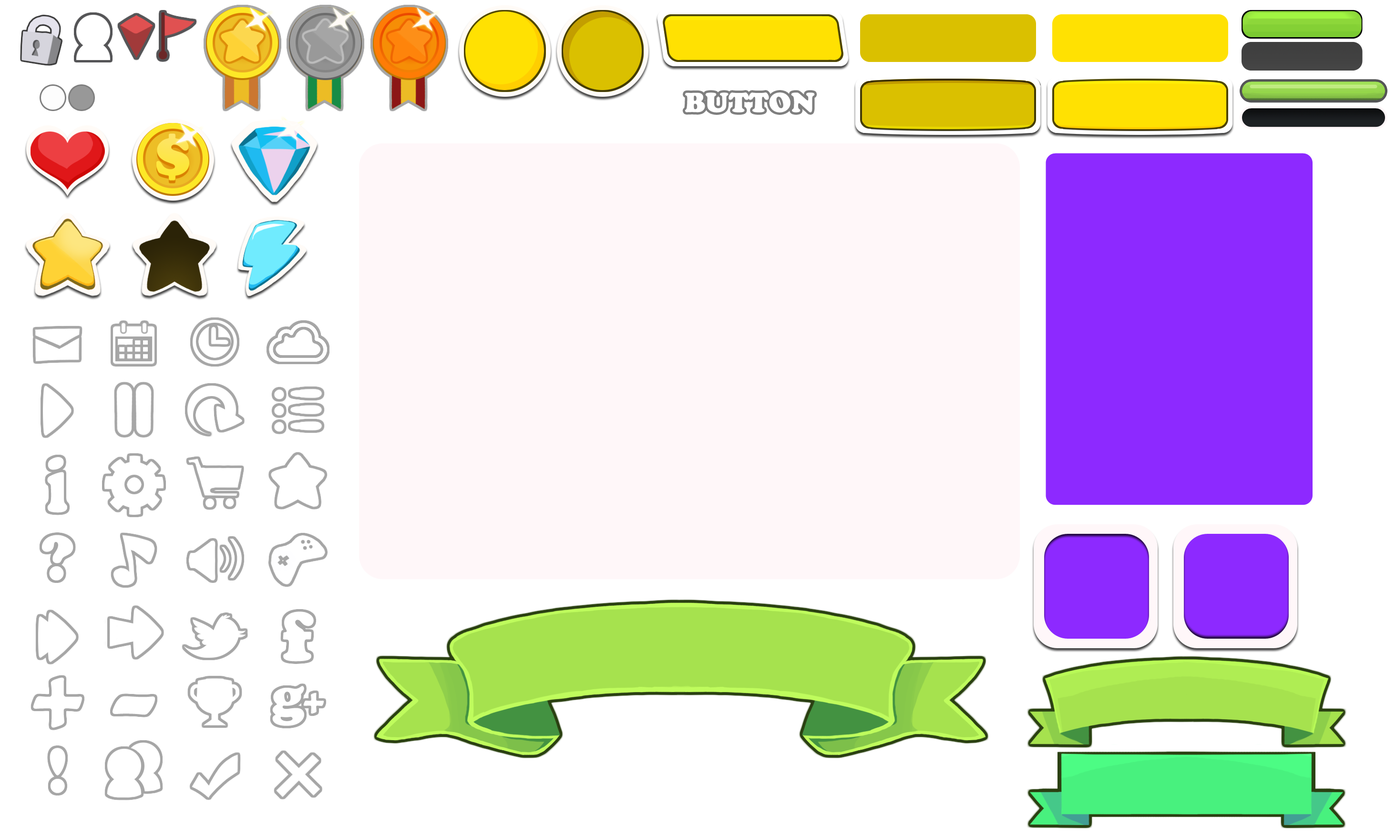
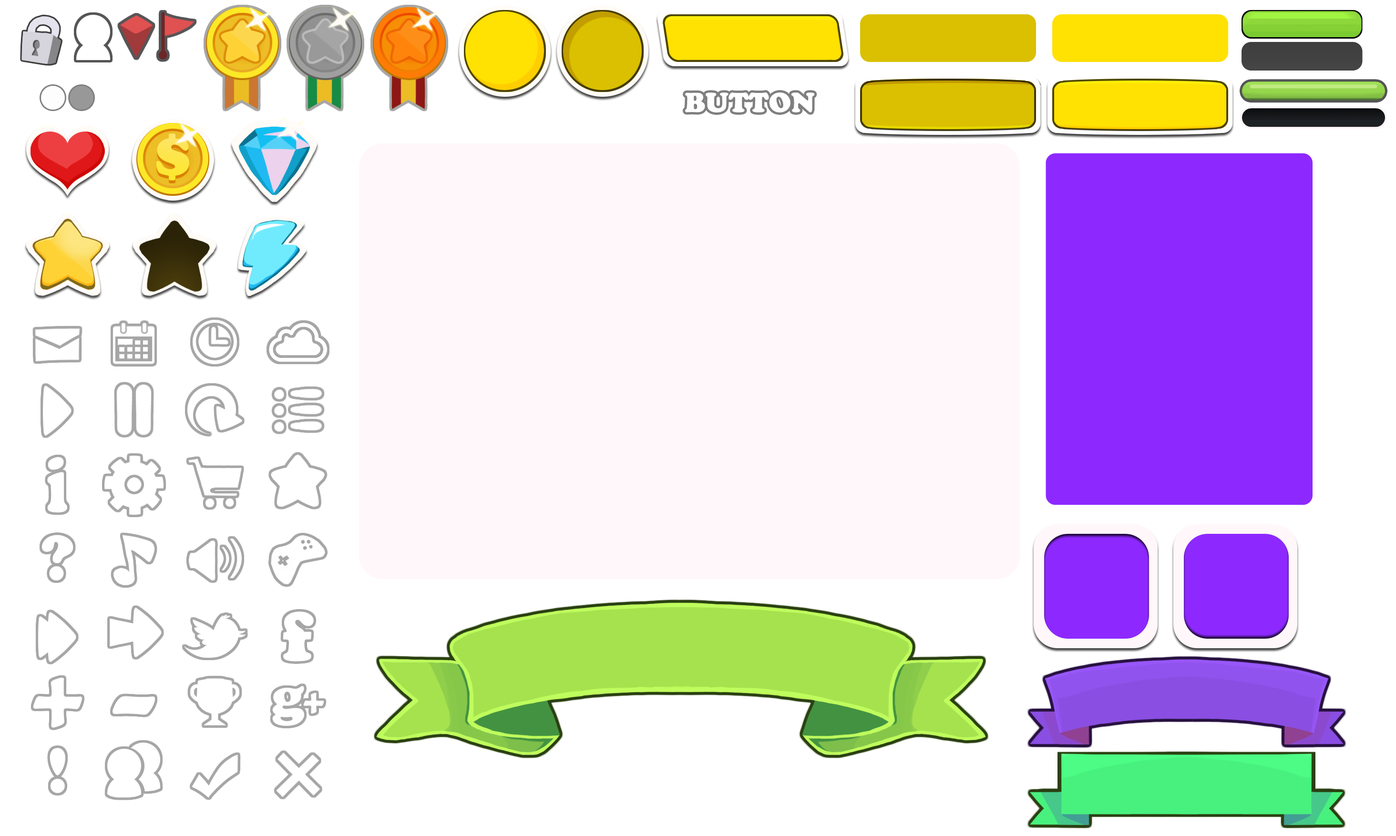
Layer changes from the first 1396×836 image to the second:
painted on "Layer 49 copy 2" over box(1044, 659, 1329, 734)
painted on "Layer 50 copy 2" over box(1029, 710, 1345, 746)
painted on "Layer 51 copy 2" over box(1027, 656, 1347, 749)
